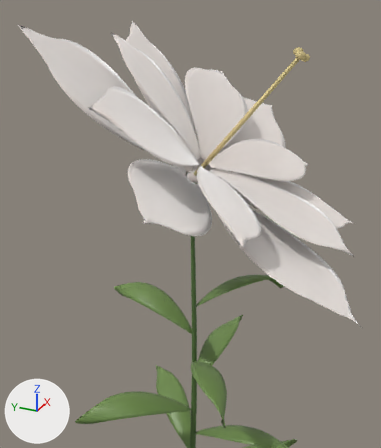
Two versions of the glTF model www/models/flowers/true-lily-legendary-v2.glb, one commit apart.
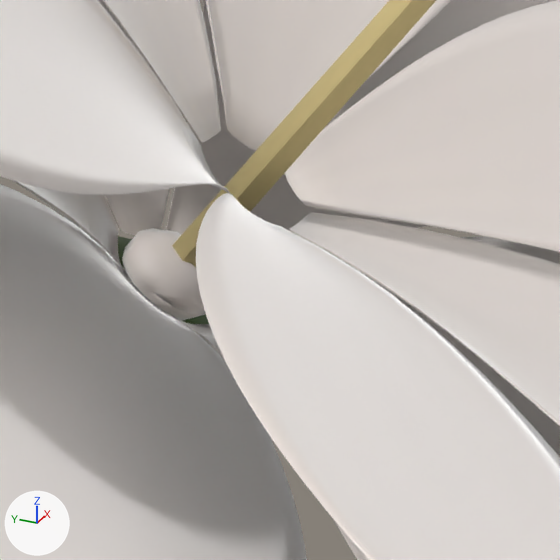
Each version appears first from a 50 mm camera at (-1.401, -0.647, 2.239) aimed at (-0.055, -0.041, 1.566), and next in a close-up on the part from 45% to 65% of the width and 31% to 48% of the height. Every picture has the same lights, and +X, +Y and +Z are marked at lower left. The last two pictures show the newer version. Vertices at exactly the same position are counted once.

Before the edit, the objects in view are built like this:
```python
me_true_lily_legendary_v2_center = bpy.data.meshes.new('true-lily-legendary-v2-center')
me_true_lily_legendary_v2_center.from_pydata(...)  # 150 vertices, 246 faces; spans x 0.046..0.108, y -0.33..0.011, z 1.664..2.08
me_true_lily_legendary_v2_center.materials.append(mat_true_lily_center_004)
me_true_lily_legendary_v2_petal = bpy.data.meshes.new('true-lily-legendary-v2-petal')
me_true_lily_legendary_v2_petal.from_pydata(...)  # 6740 vertices, 13428 faces; spans x -0.541..0.727, y -0.589..0.349, z 1.433..2.148
me_true_lily_legendary_v2_petal.materials.append(mat_true_lily_petal_004)
ob_true_lily_legendary_v2_center = bpy.data.objects.new('true-lily-legendary-v2-center', me_true_lily_legendary_v2_center)
ob_true_lily_legendary_v2_center.location = (0.0, 0.0, 0.0)
ob_true_lily_legendary_v2_petal = bpy.data.objects.new('true-lily-legendary-v2-petal', me_true_lily_legendary_v2_petal)
ob_true_lily_legendary_v2_petal.location = (0.0, 0.0, 0.0)
```
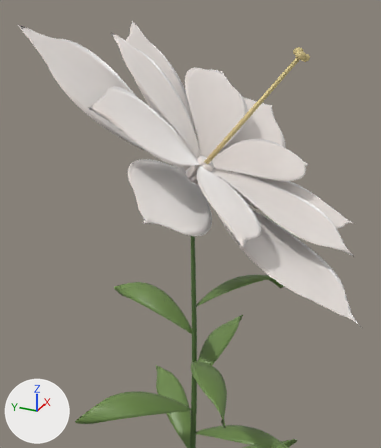
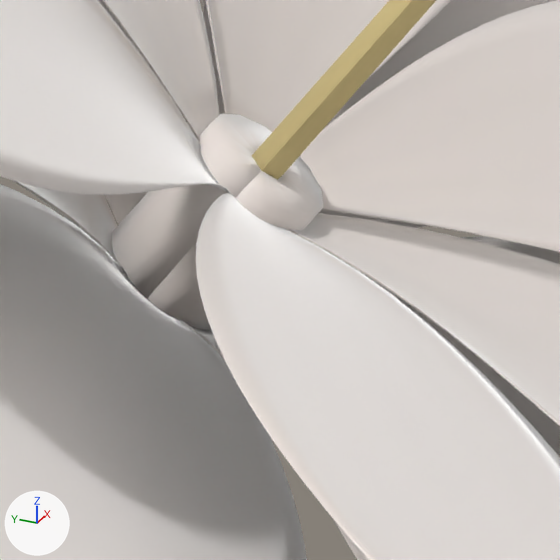
Pixel boxes [x1, y1, x2, y2] of what changed, in the close-ups (560 x 560 px):
```json
{"part": 1, "of": "me_true_lily_legendary_v2_petal", "change": "added", "after": [112, 114, 323, 330]}
{"part": 2, "of": "me_true_lily_legendary_v2_petal", "change": "deleted", "before": [122, 228, 206, 321]}
```

Edits to the scene script, one JSON object a line:
```json
{"block": "me_true_lily_legendary_v2_petal", "where": "# used by ob_true_lily_legendary_v2_petal; location = (0.0, 0.0, 0.0)"}
{"op": "remove", "block": "me_true_lily_legendary_v2_petal", "code": "me_true_lily_legendary_v2_petal.from_pydata(...)  # 6740 vertices, 13428 faces; spans x -0.541..0.727, y -0.589..0.349, z 1.433..2.148"}
{"op": "add", "block": "me_true_lily_legendary_v2_petal", "code": "me_true_lily_legendary_v2_petal.from_pydata(...)  # 6716 vertices, 13388 faces; spans x -0.541..0.727, y -0.589..0.349, z 1.433..2.148"}
{"block": "me_true_lily_legendary_v2_petal", "change": "me_true_lily_legendary_v2_petal part 1: a new loose piece of 116 vertices spanning x 0.023..0.09, y -0.067..0.035, z 1.643..1.748, in mat_true_lily_petal_004"}
{"block": "me_true_lily_legendary_v2_petal", "change": "me_true_lily_legendary_v2_petal part 2: the loose piece of 140 vertices spanning x 0.032..0.08, y -0.021..0.02, z 1.656..1.694 is deleted"}
```
